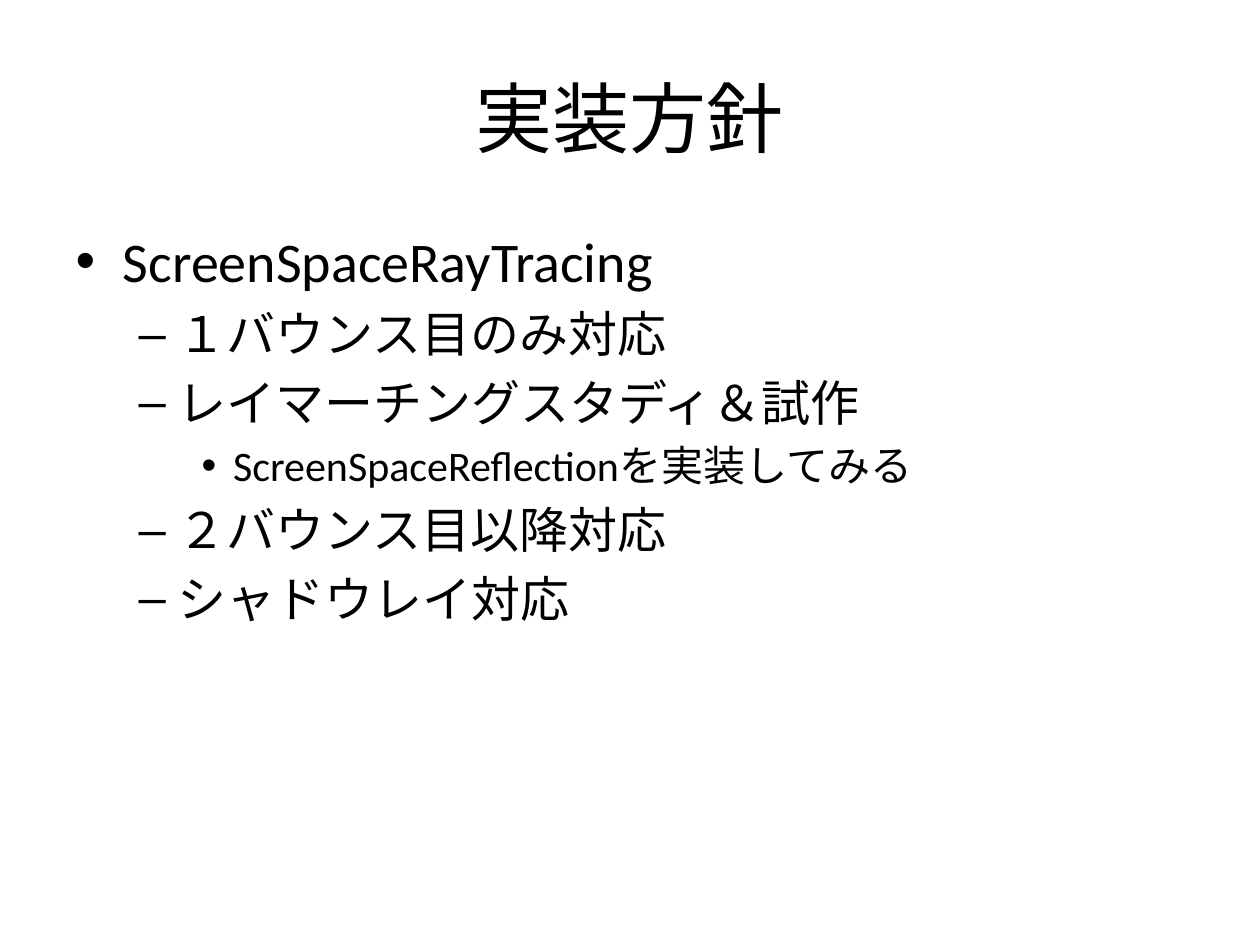
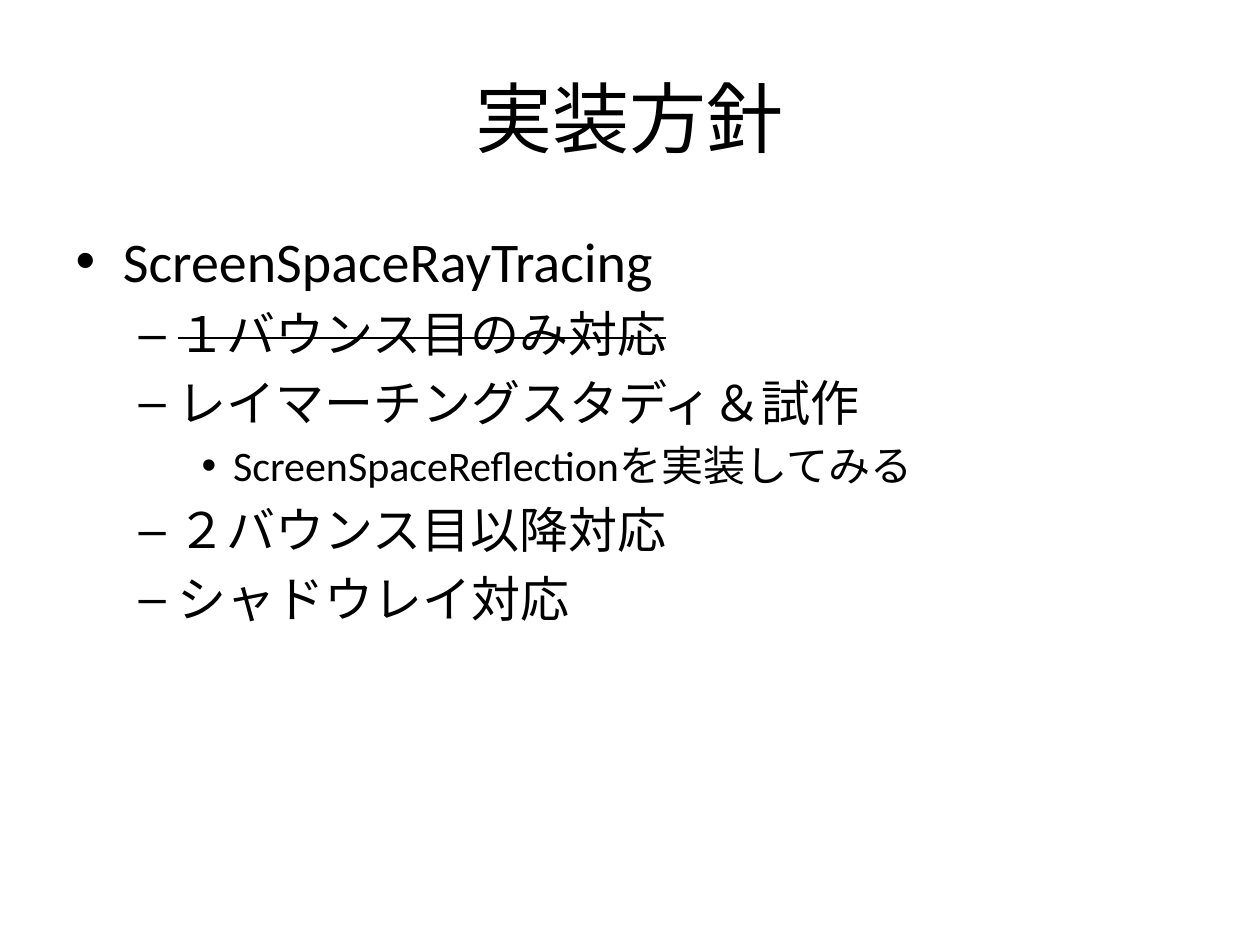
Before and after one commit to nackdai/aten, a slide deck: slide 9 of docs/Scree Space Ray Tracing.pptx. Drawn at 1260x945 pixels with LibreOffice and Linux fonts; fonts in the diff are those of the drawing. Boxes give left, top, right and bottom in pixels: in the first picture for what was removed or moved away, otherwise in the second. Text is boxed around its words. In the diff, an @@ line names an element or a change of style, - is before the commit and + after.

```diff
--- a/docs/Scree Space Ray Tracing.pptx
+++ b/docs/Scree Space Ray Tracing.pptx
@@ text at box(178, 310, 666, 356): strikethrough on in "１バウンス目のみ対応" @@
```
Also in this commit, not shown: 1 other slide changed.
